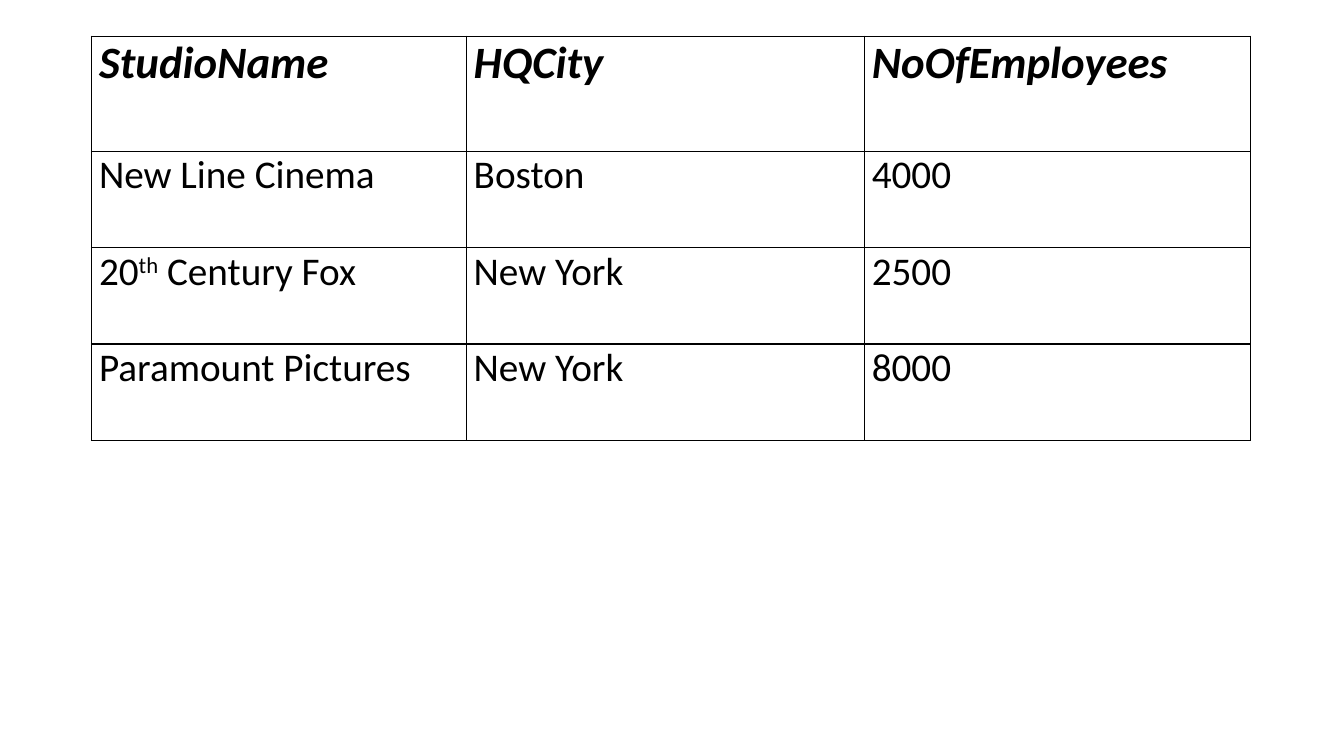
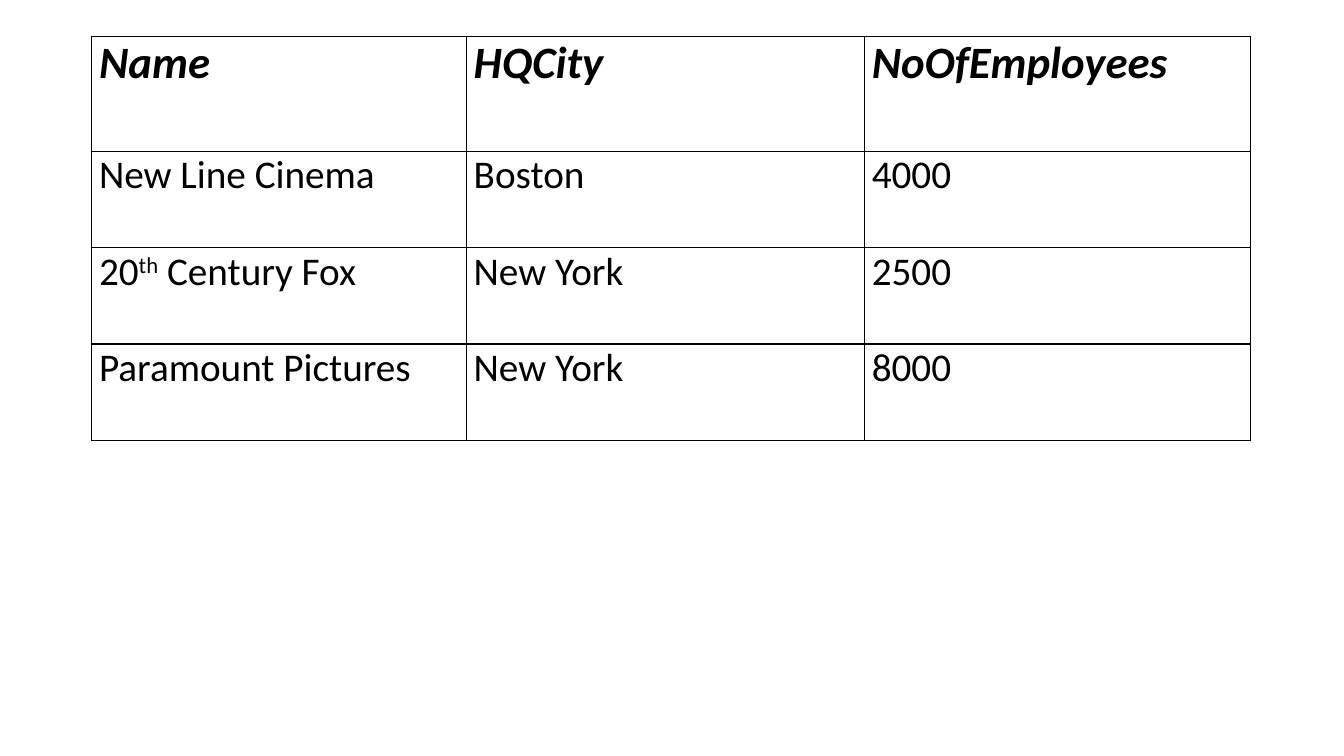
Before and after one commit to perl-easj/OOProg, a slide deck: slide 28 of Chap/Prog03/Presentations/LINQ.pptx (slide 23 before the commit). Drawn at 1344x756 pixels with LibreOffice and Linux fonts; fonts in the diff are those of the drawing. Boxes give left, top, right and bottom in pixels: in the first picture for what was removed or moved away, otherwise in the second. Text is boxed around its words. In the diff, an @@ line names an element or a change of style, - is before the commit and + after.

```diff
--- a/Chap/Prog03/Presentations/LINQ.pptx
+++ b/Chap/Prog03/Presentations/LINQ.pptx
@@ table at bbox=[92, 36, 1251, 441] @@
-row 1, column 1: StudioName
+row 1, column 1: Name
```
Also in this commit, not shown: 12 other slides changed, 5 slides added, 7 other files.
